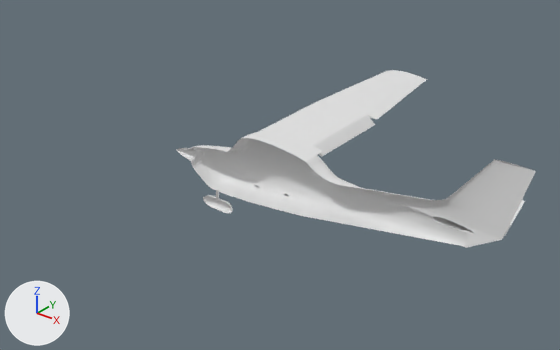
Two versions of the Blender file c172/openfoam/models/blend/c172_flaps_30.blend, one commit apart.
Both versions are drawn from a 50 mm lens placed at (9.54, -11.16, 7.2), pointed at (0.98, -0.46, 0.56). Lighting does not change. The marker at lower left points along +X, +Y and +Z.

The first picture shows 'C172', 'Flaps'.
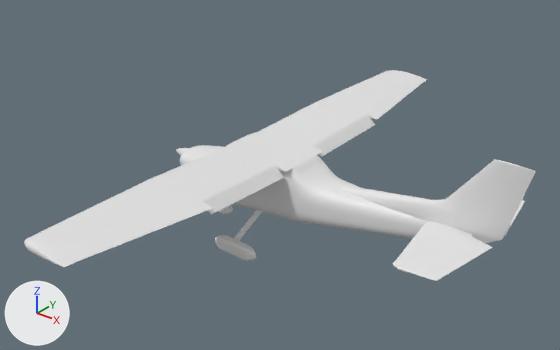
What differs and where, as boxes (x1, y1, x2, y2) in the pictures (560 x 350 px):
'C172', modifiers changed (42% wider, 18% taller): before (176, 70, 536, 248); after (24, 70, 536, 281)
'Flaps', modifiers changed (172% wider, 130% taller): before (312, 114, 375, 157); after (202, 114, 375, 214)

Patch to the scene script:
```diff
--- a/c172/openfoam/models/blend/c172_flaps_30.blend.py
+++ b/c172/openfoam/models/blend/c172_flaps_30.blend.py
@@ ob_flaps @@
 ob_flaps.location = (0.0, 0.0, 0.0)
+_m = ob_flaps.modifiers.new('Mirror', 'MIRROR')
+_m.use_axis = (False, True, False)
+_m.use_clip = True
@@ ob_c172 @@
 ob_c172.location = (0.0, 0.0, 0.0)
+_m = ob_c172.modifiers.new('Mirror', 'MIRROR')
+_m.use_axis = (False, True, False)
+_m.use_clip = True
```
